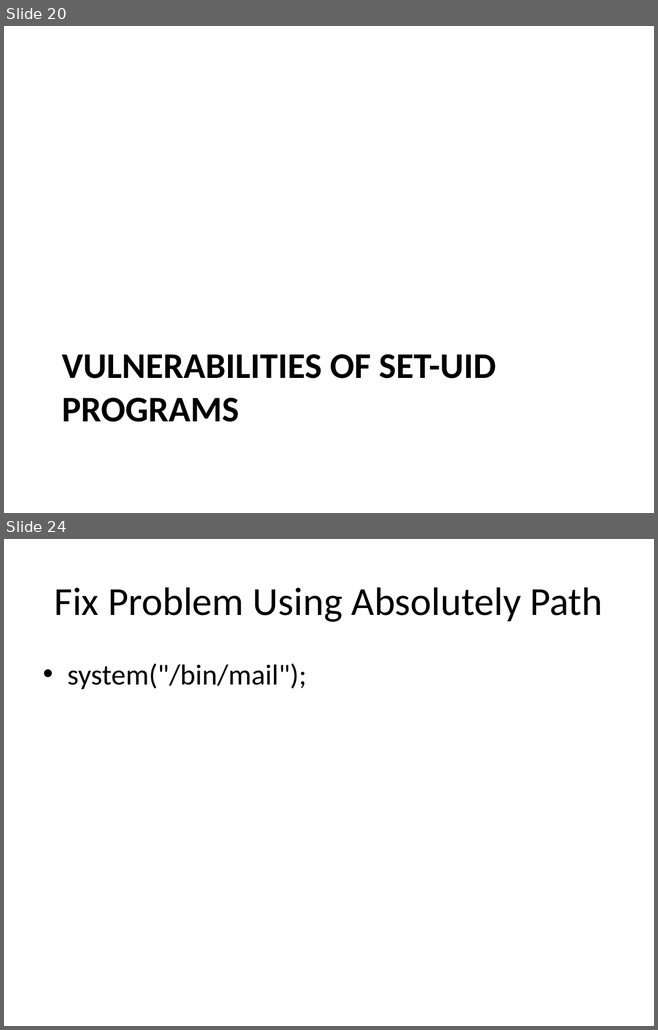
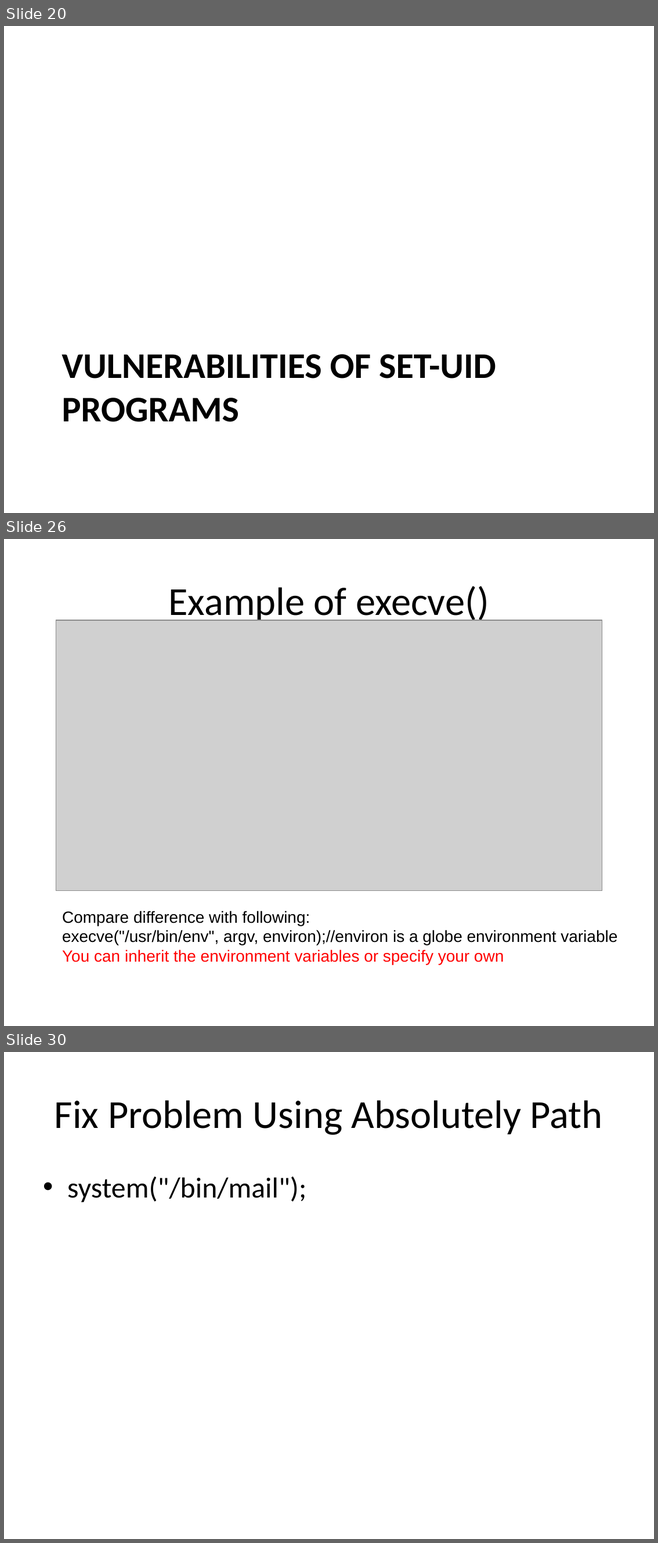
Before and after one commit to Bowie-State-University/CS-Courses, a slide deck: COSC402_545_Software_OS_Security/MyPPTs/2_setUID/5_set-UID/Set-UID Privileged Programs.pptx. Shown one above the other, each under a label of ours: slides 20 and 24 before the commit, slides 20, 26 and 30 after it; the slides between them are not shown. The pictures are 658x1030 and 658x1543 pixels, drawn with LibreOffice and Linux fonts; fonts in the diff are those of the drawing; grey boxes stand for pictures. Boxes give left, top, right and bottom in pixels: in the first picture for what was removed or moved away, otherwise in the second. Text is boxed around its words. In the diff, an @@ line names an element or a change of style, - is before the commit and + after.

```diff
--- a/COSC402_545_Software_OS_Security/MyPPTs/2_setUID/5_set-UID/Set-UID Privileged Programs.pptx
+++ b/COSC402_545_Software_OS_Security/MyPPTs/2_setUID/5_set-UID/Set-UID Privileged Programs.pptx
@@ slide 26 added at <box>4,539,654,1026</box>, background #FFFFFF @@
@@ title added at <box>168,586,489,624</box>, 44 pt, text #000000 @@
+Example of execve()
@@ picture added at <box>56,620,603,891</box> @@
@@ text added at <box>62,911,617,965</box>, 18 pt, text #000000 @@
+Compare difference with following:
+execve("/usr/bin/env", argv, environ);//environ is a globe environment variable
+You can inherit the environment variables or specify your own
@@ what was slide 24 is now slide 30 @@
```
Also in this commit, not shown: 7 slides changed, 6 other slides added, 1 other file.
